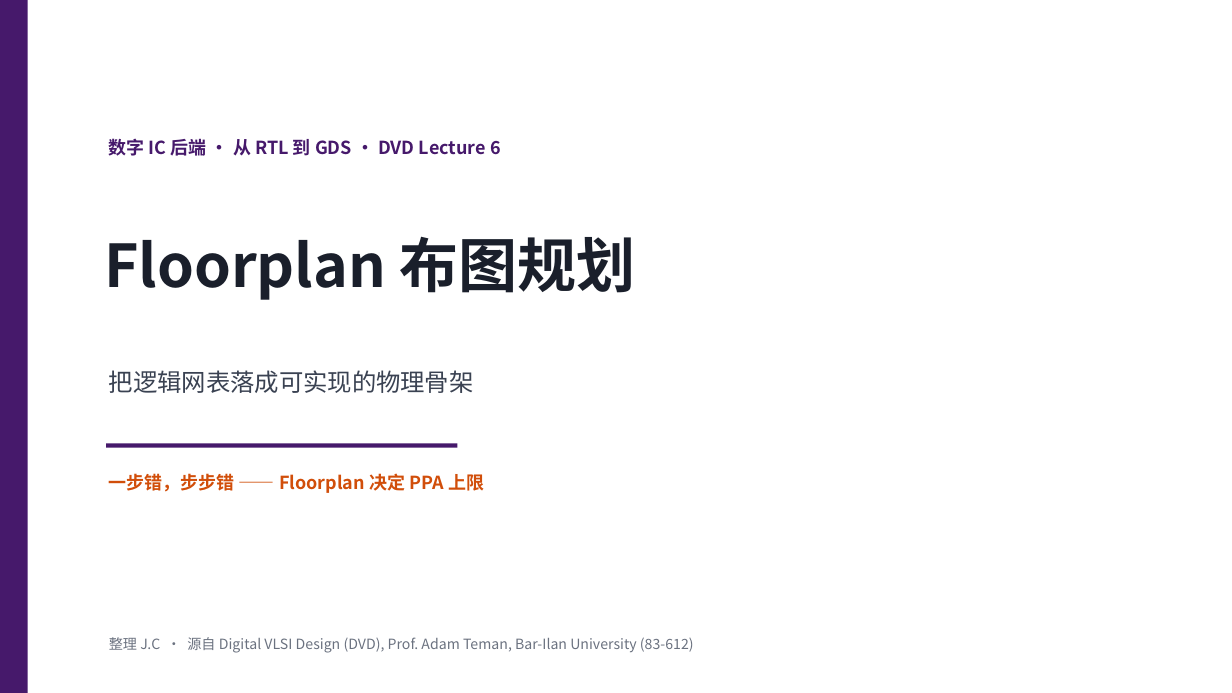
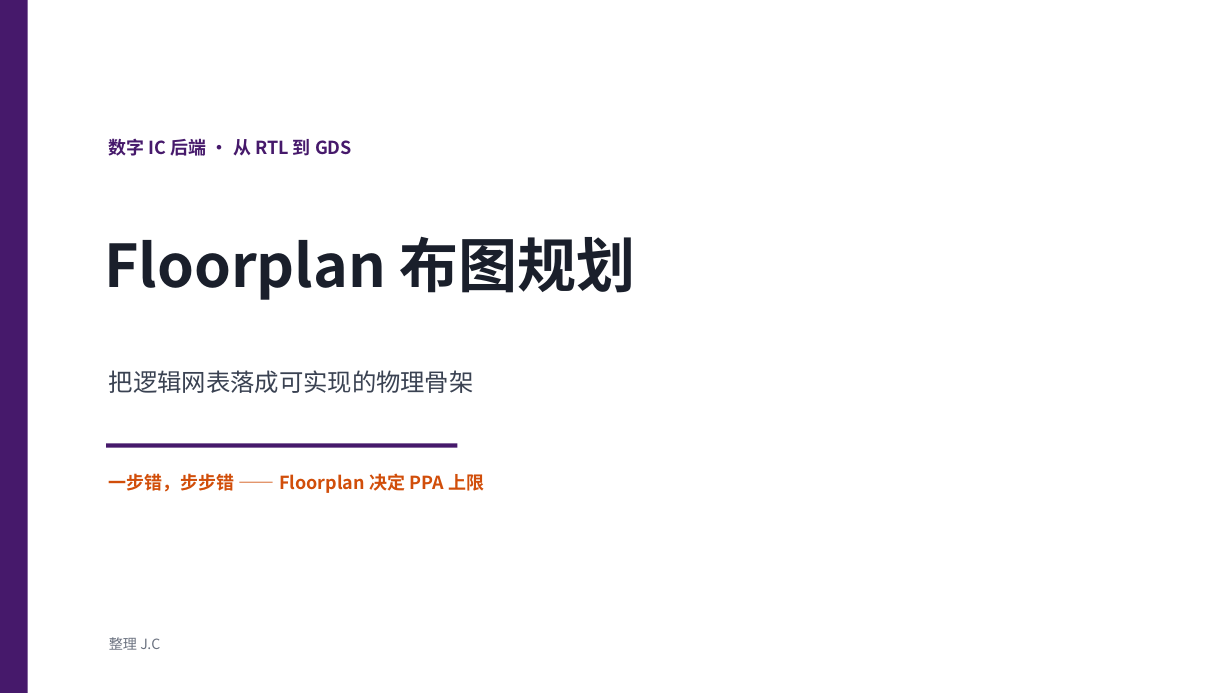
Before and after one commit to JinChengZ18/IC_Learning_Material, a slide deck: slide 1 of IC_Backend_Notes/slides/05_Floorplan.pptx. Drawn at 1232x693 pixels with LibreOffice and Linux fonts; fonts in the diff are those of the drawing. Boxes give left, top, right and bottom in pixels: in the first picture for what was removed or moved away, otherwise in the second. Text is boxed around its words. In the diff, an @@ line names an element or a change of style, - is before the commit and + after.

```diff
--- a/IC_Backend_Notes/slides/05_Floorplan.pptx
+++ b/IC_Backend_Notes/slides/05_Floorplan.pptx
@@ text at [109, 138, 352, 156]: text changed @@
-数字 IC 后端 · 从 RTL 到 GDS · DVD Lecture 6
+数字 IC 后端 · 从 RTL 到 GDS
@@ text at [109, 637, 160, 650]: text changed @@
-整理 J.C · 源自 Digital VLSI Design (DVD), Prof. Adam Teman, Bar-Ilan University (83-612)
+整理 J.C
```
Also in this commit, not shown: 6 other slides changed, 9 other files.
